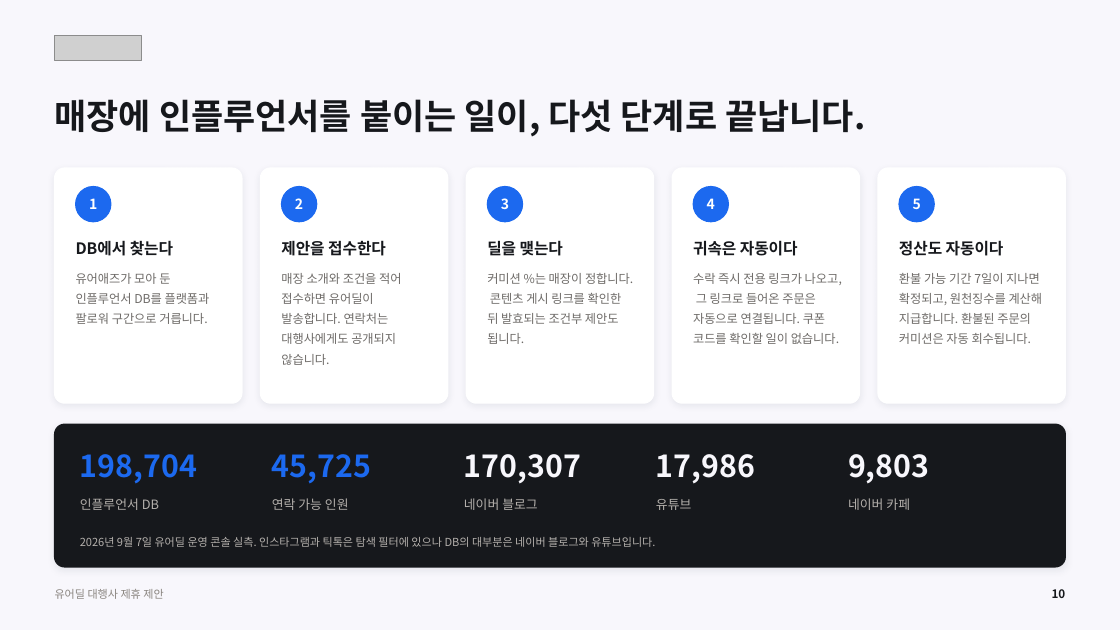
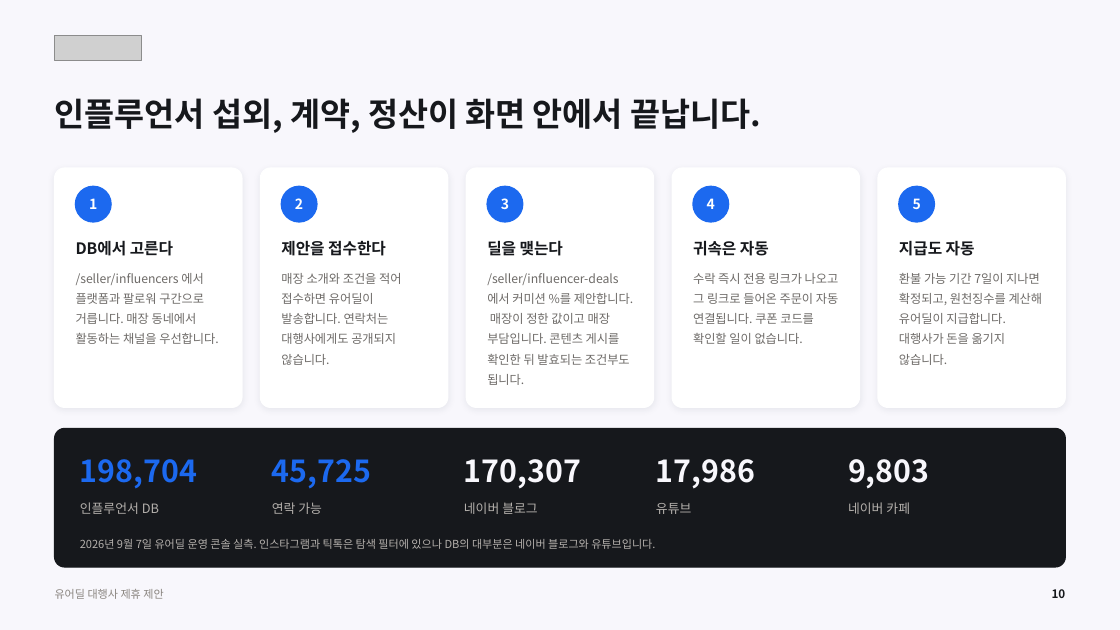
Before and after one commit to tobe2111/ur-live, a slide deck: slide 10 of docs/business/proposals/urdeal-agency-proposal.pptx. Drawn at 1120x630 pixels with LibreOffice and Linux fonts; fonts in the diff are those of the drawing; grey boxes stand for pictures. Boxes give left, top, right and bottom in pixels: in the first picture for what was removed or moved away, otherwise in the second. Text is boxed around its words. In the diff, an @@ line names an element or a change of style, - is before the commit and + after.

```diff
--- a/docs/business/proposals/urdeal-agency-proposal.pptx
+++ b/docs/business/proposals/urdeal-agency-proposal.pptx
@@ text at box(55, 98, 761, 133): text changed; size 30 to 28 pt @@
-매장에 인플루언서를 붙이는 일이, 다섯 단계로 끝납니다.
+인플루언서 섭외, 계약, 정산이 화면 안에서 끝납니다.
@@ rounded rectangle: place and size @@
-rounded rectangle at box(55, 168, 242, 403)
+rounded rectangle at box(55, 168, 242, 408)
@@ rounded rectangle: place and size @@
-rounded rectangle at box(260, 168, 448, 403)
+rounded rectangle at box(260, 168, 448, 408)
@@ rounded rectangle: place and size @@
-rounded rectangle at box(466, 168, 654, 403)
+rounded rectangle at box(466, 168, 654, 408)
@@ rounded rectangle: place and size @@
-rounded rectangle at box(672, 168, 860, 403)
+rounded rectangle at box(672, 168, 860, 408)
@@ rounded rectangle: place and size @@
-rounded rectangle at box(878, 168, 1065, 403)
+rounded rectangle at box(878, 168, 1065, 408)
@@ text at box(76, 240, 173, 256): text changed @@
-DB에서 찾는다
+DB에서 고른다
@@ text at box(693, 240, 769, 256): text changed @@
-귀속은 자동이다
+귀속은 자동
@@ text at box(899, 241, 975, 256): text changed @@
-정산도 자동이다
+지급도 자동
@@ text at box(76, 273, 219, 344): text changed @@
-유어애즈가 모아 둔 인플루언서 DB를 플랫폼과 팔로워 구간으로 거릅니다.
+/seller/influencers 에서 플랫폼과 팔로워 구간으로 거릅니다. 매장 동네에서 활동하는 채널을 우선합니다.
@@ text at box(487, 273, 633, 385): text changed @@
-커미션 %는 매장이 정합니다. 콘텐츠 게시 링크를 확인한 뒤 발효되는 조건부 제안도 됩니다.
+/seller/influencer-deals 에서 커미션 %를 제안합니다. 매장이 정한 값이고 매장 부담입니다. 콘텐츠 게시를 확인한 뒤 발효되는 조건부도 됩니다.
@@ text at box(693, 273, 839, 344): text changed @@
-수락 즉시 전용 링크가 나오고, 그 링크로 들어온 주문은 자동으로 연결됩니다. 쿠폰 코드를 확인할 일이 없습니다.
+수락 즉시 전용 링크가 나오고 그 링크로 들어온 주문이 자동 연결됩니다. 쿠폰 코드를 확인할 일이 없습니다.
@@ text at box(899, 273, 1043, 365): text changed @@
-환불 가능 기간 7일이 지나면 확정되고, 원천징수를 계산해 지급합니다. 환불된 주문의 커미션은 자동 회수됩니다.
+환불 가능 기간 7일이 지나면 확정되고, 원천징수를 계산해 유어딜이 지급합니다. 대행사가 돈을 옮기지 않습니다.
@@ rounded rectangle: place and size @@
-rounded rectangle at box(55, 424, 1065, 567)
+rounded rectangle at box(55, 429, 1065, 567)
@@ rounded rectangle at box(55, 429, 1065, 567): shadow off; proportions changed @@
@@ text at box(272, 502, 322, 514): text changed @@
-연락 가능 인원
+연락 가능
@@ 9 texts: place and size @@
-9 texts at box(80, 454, 929, 510)
+9 texts at box(80, 459, 929, 514)
```
Also in this commit, not shown: 8 other slides changed, 7 slides added, 5 slides removed, 3 other files.
